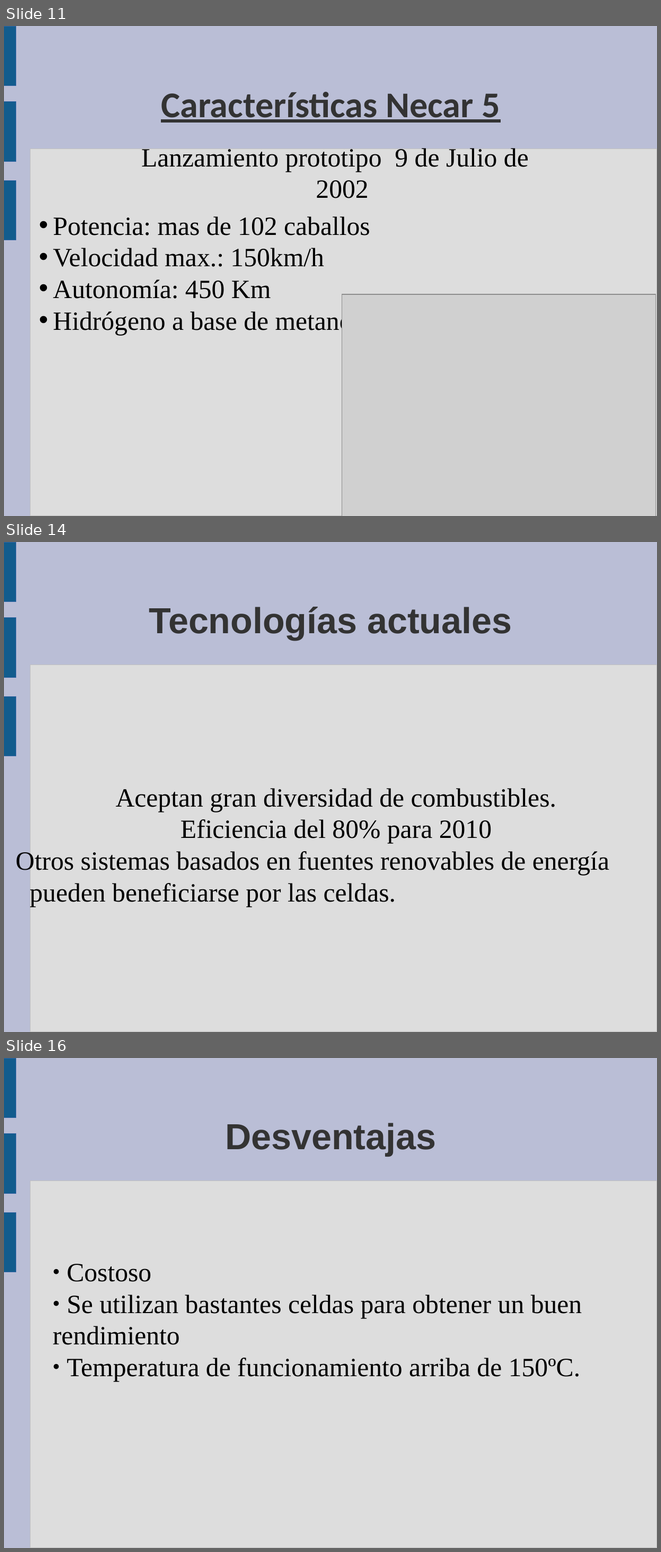
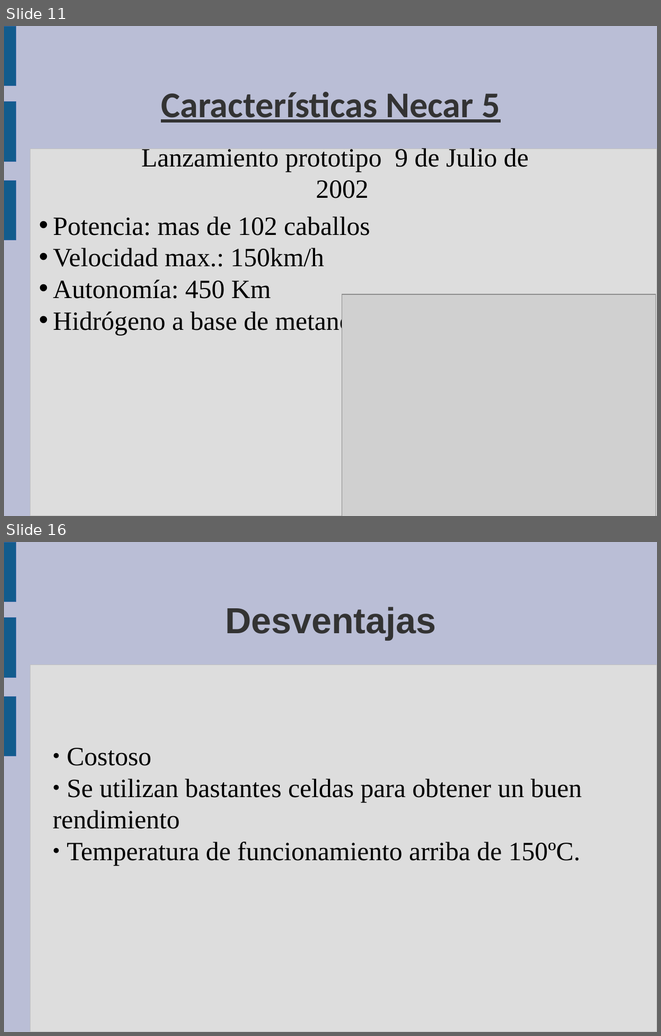
Before and after one commit to guanucoluis/proyecto5r1, a slide deck: Catedras/Tecnologia/MARCO.odp. Shown one above the other, each under a label of ours: slides 11, 14 and 16 before the commit, slides 11 and 16 after it; the slides between them are not shown. The pictures are 661x1552 and 661x1036 pixels, drawn with LibreOffice and Linux fonts; fonts in the diff are those of the drawing; grey boxes stand for pictures. Boxes give left, top, right and bottom in pixels: in the first picture for what was removed or moved away, otherwise in the second. Text is boxed around its words. In the diff, an @@ line names an element or a change of style, - is before the commit and + after.

```diff
--- a/Catedras/Tecnologia/MARCO.odp
+++ b/Catedras/Tecnologia/MARCO.odp
@@ slide 14 removed at (4, 542, 657, 1032), background #BABED6; not listed: 4 template elements that a slide beside it also shows @@
@@ title removed at (149, 607, 512, 640) @@
-Tecnologías actuales
@@ subtitle removed at (16, 788, 609, 907) @@
-Aceptan gran diversidad de combustibles.
-Eficiencia del 80% para 2010
-Otros sistemas basados en fuentes renovables de energía pueden beneficiarse por las celdas.
```
Also in this commit, not shown: 7 slides changed, 2 slides added.
